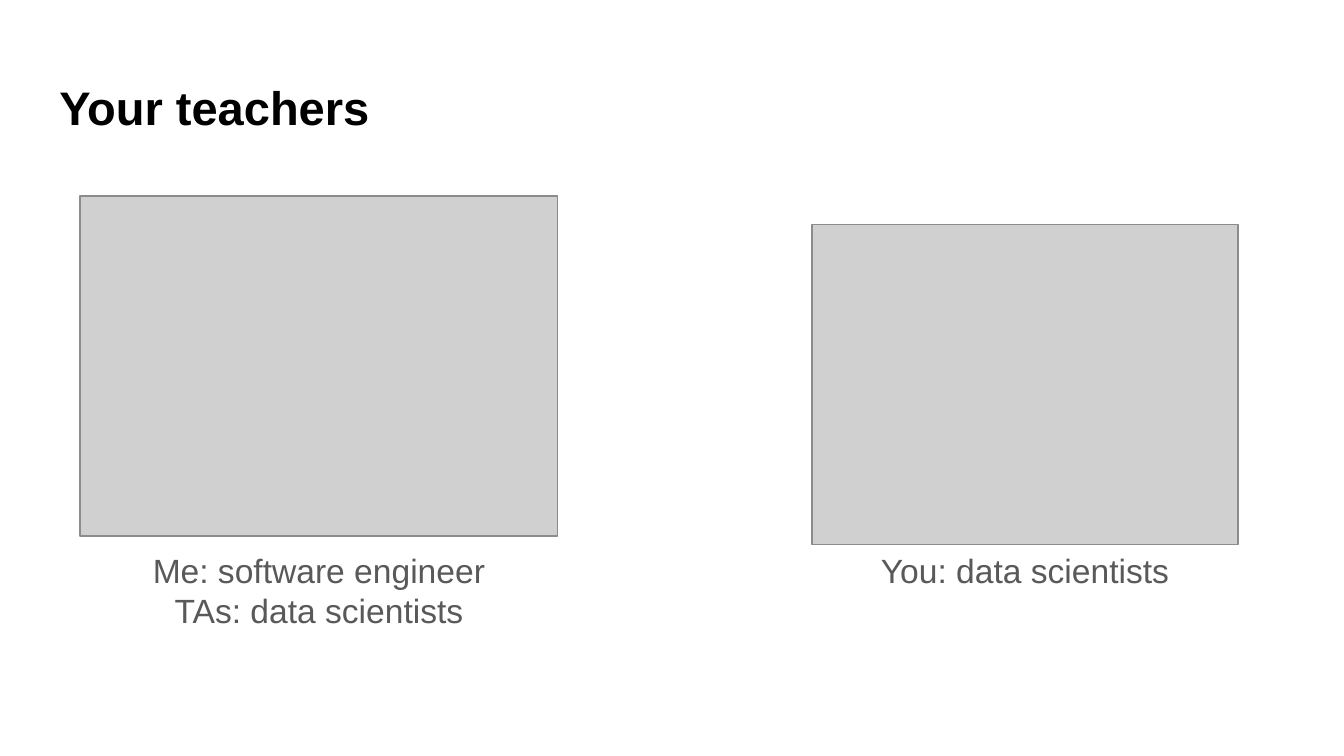
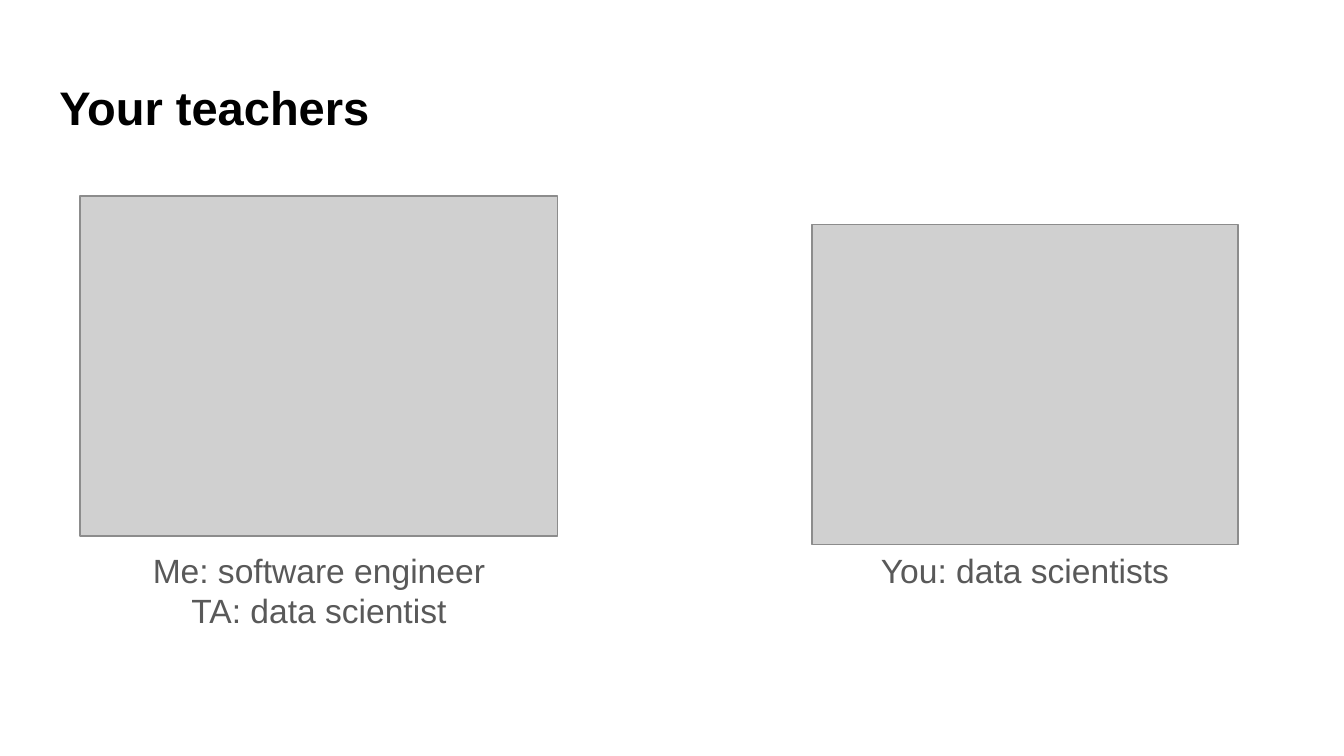
Before and after one commit to UWDATA515/lecture-materials, a slide deck: slide 3 of 01/DATA515_01_Introduction.pptx. Drawn at 1344x756 pixels with LibreOffice and Linux fonts; fonts in the diff are those of the drawing; grey boxes stand for pictures; background and template pictures are left out. Boxes give left, top, right and bottom in pixels: in the first picture for what was removed or moved away, otherwise in the second. Text is boxed around its words. In the diff, an @@ line names an element or a change of style, - is before the commit and + after.

```diff
--- a/01/DATA515_01_Introduction.pptx
+++ b/01/DATA515_01_Introduction.pptx
@@ text at [191, 598, 446, 624]: text changed @@
-TAs: data scientists
+TA: data scientist
```
Also in this commit, not shown: 4 other slides changed, 1 slide added, 6 slides removed, 2 other files.
